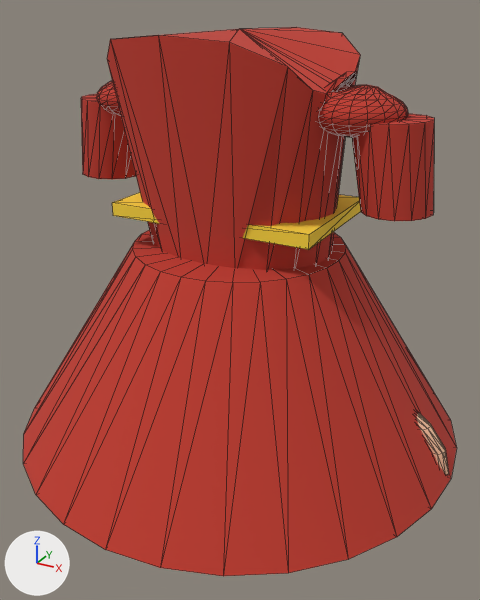
Before and after pictures for a commit that changed the glTF model public/models/wear/suit_ancient_3.glb.
The view is the same before and after, from a 50 mm lens placed at (0.616, -1.117, 0.891), pointed at (0.005, -0.006, 0.335). Every picture has the same lights, and +X, +Y and +Z are marked at lower left. The first picture is the older version. Mesh edges are drawn as thin lines. Vertices at exactly the same position are counted once.
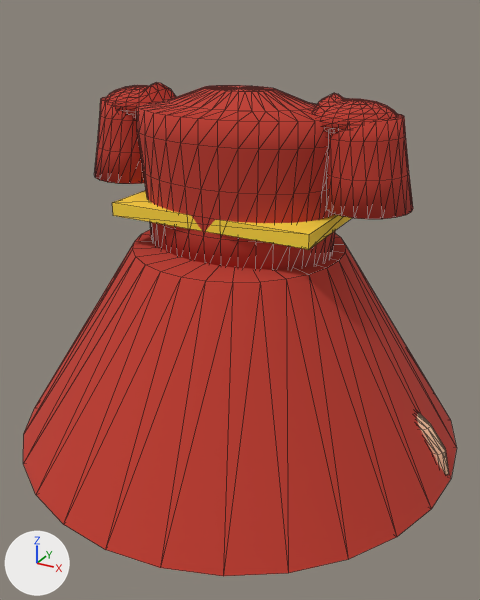
The change, as a diff of the scene's bpy script:
```diff
--- a/public/models/wear/suit_ancient_3.glb.py
+++ b/public/models/wear/suit_ancient_3.glb.py
@@ me_mesh_0 @@
 # used by ob_mesh_0; location = (0.0, 0.0, 0.0)
-me_mesh_0.from_pydata(...)  # 610 vertices, 1128 faces; spans x -0.47..0.47, y -0.47..0.47, z 0.052..0.857
+me_mesh_0.from_pydata(...)  # 920 vertices, 1760 faces; spans x -0.47..0.47, y -0.47..0.47, z 0.052..0.758
+# me_mesh_0 part 1: the loose piece of 32 vertices spanning x -0.376..-0.221, y -0.068..0.068, z 0.565..0.725 is rebuilt with 82 vertices and now spans x -0.339..-0.174, y -0.076..0.076, z 0.565..0.725
+# me_mesh_0 part 2: the loose piece of 32 vertices spanning x 0.221..0.376, y -0.068..0.068, z 0.565..0.725 is rebuilt with 82 vertices and now spans x 0.174..0.339, y -0.076..0.076, z 0.565..0.725
+# me_mesh_0 part 3: 3 vertices moved within x -0.148..0.148, y 0.0, z 0.718; 482 vertices removed from x -0.314..0.314, y -0.247..0.247, z 0.437..0.857; 692 vertices added at x -0.3..0.3, y -0.145..0.145, z 0.437..0.758
 me_mesh_0.materials.append(mat_material_0)
```

Location of each change, [x1, y1, x2, y2] in pixels of the pictures (480 x 600 px; the box of a moved part takes in the faces that stretch with it):
'Mesh_0', reshaped (10% shorter): before [23, 27, 457, 576]; after [23, 82, 457, 576]
part 1 of me_mesh_0, rebuilt: before [81, 94, 136, 179]; after [94, 97, 145, 184]
part 2 of me_mesh_0, rebuilt (6% wider): before [352, 114, 434, 221]; after [326, 114, 413, 219]
part 3 of me_mesh_0, moved or reshaped: before [96, 27, 408, 270]; after [105, 82, 398, 270]
